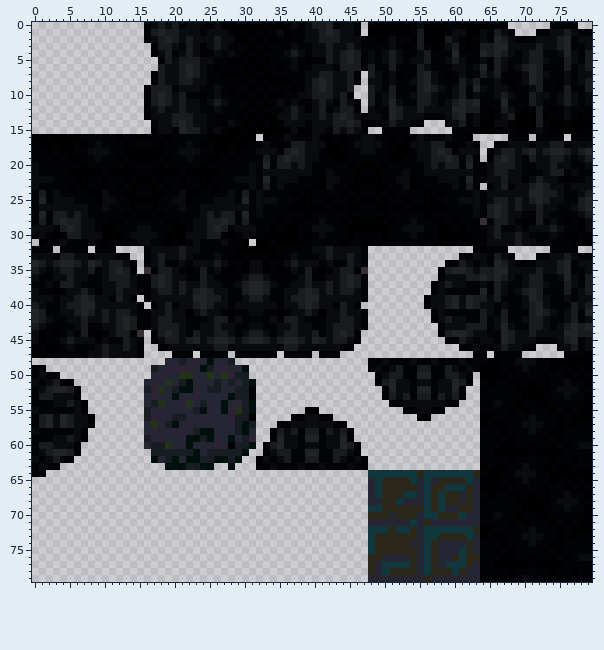
File history of a sprite sheet, src/assets/tilesets/creotur-back-tiles.png. The picture above was drawn from the file before the commit.
The file is 80x80 pixels. Colours within 5 levels of each other are drawn and written as one.
And afterwards:
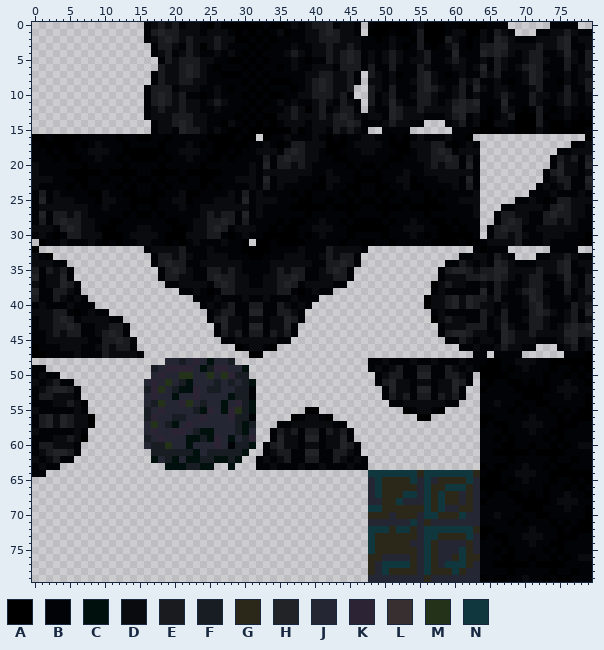
Palette (. is transparent): A #000000  B #020306  C #00100c  D #0a0b0e  E #1a1b1e  F #181d24  G #2b281a  H #222326  J #242634  K #2c2335  L #383030  M #24321a  N #0f373d
Message: 🛁 Moving some back tile specific code into its classes
What changed:
@@ x 0..79 @@
 15 .................BDDBHEEDBDBAABAAAAAADABDDBEDEDB..BBBB......BBBAAAABBAAADBAAAAAB
-16 AABAAAABBBBBABBAABBABBBBBAAAABAA.ABBDBBBDBABABBDDBBABABDBBBDBBA.....BBB.BBBB.BBB
-17 BAAAAABABDBBBABBBBABBBDBABAAAAABBDBABEEDDDAAABDDDDBAAADDDEEBABDB..BBDDDBDDEEBDDD
-18 BBABAABBDDDBBAAAAAABBDDDBBAABABBDDDBEHEDDBAABBBDDBBBAABDDEHEBDDD.BDEEDEHDEHHEDEH
-19 BBBABAABBDBBABAAAABABBDBBAABABBBBEBEHEEDDBBAABBBBBBAABBDDEEHEBEB.BEHEDBEDDEEDBDE
-20 DBBBBBBABBBBBABBBBABBBBBABBBBBBDBHBEEDEDBBBBBABAABABBBBBDEDEEBHBBDEEEDBBDDEDDBBD
-21 DBBBBAAAAABAAAABBAAAABAAAAABBBBDBDDDDDDDBBDBBBABBABBBDBBDDDDDDDBBDEEDDBBBDEEBDBB
-22 DDDBBBAABBABBABAABABBABBAABBBDDDBHBDDDBBBADDBBAAAABBDDABBBDDDBHBBDDEDDADEDDBABBD
-23 DBBBBABABBBBABABBABABBBBABABBBBDBEBDBBBBAADBBAABBAABBDAABBBBDBEB.BDEBDDEHEDDBDDD
-24 BEBDBBBBAADBBAABBAABBDAABBBBDBEBDBBBBABABBBBABABBABABBBBABABBBBDBDDDDDDHHEEDBBDE
-25 BHBDDDBBBADDBBAAAABBDDABBBDDDBHBDDDBBBAABBABBABAABABBABBAABBBDDDBDEEDEDEHEDDBBEH
-26 BDDDDDDDBBDBBBABBABBBDBBDDDDDDDBDBBBBAAAAABAAAABBAAAABAAAAABBBBDBEHEDEDDEDDBBDEH
-27 BHBEEDEDBBBBBABAABABBBBBDEDEEBHBDBBBBBBABBBBBABBBBABBBBBABBBBBBDBEHEDDBBEDBBBBDE
-28 BEBEHEEDDBBAABBBBBBAABBDDEEHEBEBBBBABAABBDBBABAAAABABBDBBAABABBBLBEEDBABEBDBABAD
-29 DDDBEHEDDBAABBBDDBBBAABDDEHEBDDDBBABAABBDDDBBAAAAAABBDDDBBAABABBBDEBBDBDDDEDBBAD
-30 BDBABEEDDDAAABDDDDBAAADDDEEBABDBBAAAAABABDBBBABBBBABBBDBABAAAAABBDEDDEDBBBDBAABB
-31 .ABBDBBBDBABABBDDBBABABDBBBDBBA.AABAAAABBBBBABBAABBABBBBBAAAABAABDDDDEDDBBBBBAAA
-32 BBB.BBBB.BBB....BDDDDEDDBBBBBAAAAAABBBBBDDEDDDDB...............BABBB......BBBB..
-33 DDDBEEDDBDDDBB..BDEDDEDBBBDBAABBBBAABDBBBDEDDEDB.............BBDDBEDB...BBDDEDBB
-34 HEDEHHEDHEDEEDB.BDEBBDBDDDEDBBADDABBDEDDDBDBBEDB...........BBEDBDBHEDBBBDDDEHBDD
-35 EDBDEEDDEBDEHEB.LBEEDBABEBDBABADDABABDBEBABDEEBL..........BEHHEDEEHHDDDDEDDEHBBD
-36 DBBDDEDDBBDEEEDBBEHEDDBBEDBBBBDEEDBBBBDEBBDDEHEB..........BDDDEEHEHEDBDEEBBDHDBE
-37 BBDBEEDBBBDDEEDBBEHEDEDDEDDBBDEHHEDBBDDEDDEDEHEB.........ADEDDBBDBEDBBDEEDBBEDBE
-38 DBBABDDEDADDEDDBBDEEDEDEHEDDBBEHHEBBDDEHEDEDEEDB.........BDBBBBBHBEDBDEHEBBBEBDE
-39 DDDBDDEHEDDBEDB.BDDDDDDHHEEDBBDEEDBBDEEHHDDDDDDB........ADDEHDHEEDEBBBDHEDBBDBDD
-40 EDBBDEEHHDDDDDDB.BDEBDDEHEDDBDDDDDDBDDEHEDDBEDB.........ADDEHDHEDDBDBBDEHDBBBEDE
-41 HEBBDDEHEDEDEEDBBDDEDDADEDDBABBDDBBABDDEDADDEDDB.........BDBBBBBEDBEBBBEHEDBDEBH
-42 HEDBBDDEDDEDEHEBBDEEDDBBBDEEBDBBBBDBEEDBBBDDEEDB.........ADEDDBBEBDEBBDEEDBBDEBD
-43 EDBBBBDEBBDDEHEBBDEEEDBBDDEDDBBDDBBDDEDDBBDEEEDB..........BDDDEEEBDHDBBEEDBDEHEH
-44 DABABDBEBABDEEBL.BEHEDBEDDEEDBDEEDBDEEDDEBDEHEB...........BEHHEDDBBHEDDEDDDDHHEE
-45 DABBDEDDDBDBBEDB.BDEEDEHDEHHEDEHHEDEHHEDHEDEEDB............BBEDBDDBHEDDDBBBDEHBD
-46 BBAABDBBBDEDDEDB..BBDDDBDDEEBDDDDDDBEEDDBDDDBB...............BBDBBDEDDBB...BDEBD
-47 AAABBBBBDDEDDDDB....BBB.BBBB.BBBBBB.BBBB.BBB...................BB.BBBB......BBBA
+16 AABAAAABBBBBABBAABBABBBBBAAAABAA.ABBDBBBDBABABBDDBBABABDBBBDBBA................A
+17 BAAAAABABDBBBABBBBABBBDBABAAAAABBDBABEEDDDAAABDDDDBAAADDDEEBABDB.............ABD
+18 BBABAABBDDDBBAAAAAABBDDDBBAABABBDDDBEHEDDBAABBBDDBBBAABDDEHEBDDD...........BBDDD
+19 BBBABAABBDBBABAAAABABBDBBAABABBBBEBEHEEDDBBAABBBBBBAABBDDEEHEBEB..........BEDEBE
+20 DBBBBBBABBBBBABBBBABBBBBABBBBBBDBHBEEDEDBBBBBABAABABBBBBDEDEEBHB..........BHDDBH
+21 DBBBBAAAAABAAAABBAAAABAAAAABBBBDBDDDDDDDBBDBBBABBABBBDBBDDDDDDDB.........BEHDDBD
+22 DDDBBBAABBABBABAABABBABBAABBBDDDBHBDDDBBBADDBBAAAABBDDABBBDDDBHB.........BDEEBBH
+23 DBBBBABABBBBABABBABABBBBABABBBBDBEBDBBBBAADBBAABBAABBDAABBBBDBEB........BDBDEBBE
+24 BEBDBBBBAADBBAABBAABBDAABBBBDBEBDBBBBABABBBBABABBABABBBBABABBBBD.......BBBDBBBDB
+25 BHBDDDBBBADDBBAAAABBDDABBBDDDBHBDDDBBBAABBABBABAABABBABBAABBBDDD.....BBDBABEEDDD
+26 BDDDDDDDBBDBBBABBABBBDBBDDDDDDDBDBBBBAAAAABAAAABBAAAABAAAAABBBBD...BBDDDDBEHEDDB
+27 BHBEEDEDBBBBBABAABABBBBBDEDEEBHBDBBBBBBABBBBBABBBBABBBBBABBBBBBD..BEEDDBBEHEEDDB
+28 BEBEHEEDDBBAABBBBBBAABBDDEEHEBEBBBBABAABBDBBABAAAABABBDBBAABABBB..BEHEDBBEEDEDBB
+29 DDDBEHEDDBAABBBDDBBBAABDDEHEBDDDBBABAABBDDDBBAAAAAABBDDDBBAABABB.BEHEEBBDDDDDDBB
+30 BDBABEEDDDAAABDDDDBAAADDDEEBABDBBAAAAABABDBBBABBBBABBBDBABAAAAAB.BEEDEDBBDDDBBBA
+31 .ABBDBBBDBABABBDDBBABABDBBBDBBA.AABAAAABBBBBABBAABBABBBBBAAAABAABDDDDEBBBDBBBBAA
+32 A...............BDDDDEBBBDBBBBAAAABBBBDBBBEDDDDB...............BABBB......BBBB..
+33 DBA..............BEEDEDBBDDDBBBAABBBDDDBBDEDEEB..............BBDDBEDB...BBDDEDBB
+34 DDDBB............BEHEEBBDDDDDDBBBBDDDDDDBBEEHEB............BBEDBDBHEDBBBDDDEHBDD
+35 EBEDEB............BEHEDBBEEDEDBBBBDEDEEBBDEHEB............BEHHEDEEHHDDDDEDDEHBBD
+36 HBDDHB............BEEDDBBEHEEDDBBDDEEHEBBDDEEB............BDDDEEHEHEDBDEEBBDHDBE
+37 DBDDHEB............BBDDDDBEHEDDBBDDEHEBDDDDBB............ADEDDBBDBEDBBDEEDBBEDBE
+38 HBBEEDB..............BBDBABEEDDDDDDEEBABDBB..............BDBBBBBHBEDBDEHEBBBEBDE
+39 EBBEDBDB...............BBBDBBBDBBDBBBDBBB...............ADDEHDHEEDEBBBDHEDBBDBDD
+40 BDBBBDBBB...............BDBDEBBEEBBEDBDB................ADDEHDHEDDBDBBDEHDBBBEDE
+41 DDDEEBABDBB..............BDEEBBHHBBEEDB..................BDBBBBBEDBEBBBEHEDBDEBH
+42 BDDEHEBDDDDBB............BEHDDBDDBDDHEB..................ADEDDBBEBDEBBDEEDBBDEBD
+43 BDDEEHEBBDDEEB............BHDDBHHBDDHB....................BDDDEEEBDHDBBEEDBDEHEH
+44 BBDEDEEBBDEHEB............BEDEBEEBEDEB....................BEHHEDDBBHEDDEDDDDHHEE
+45 BBDDDDDDBBEEHEB............BBDDDDDDBB......................BBEDBDDBHEDDDBBBDEHBD
+46 ABBBDDDBBDEDEEB..............ABDDBA..........................BBDBBDEDDBB...BDEBD
+47 AABBBBDBBBEDDDDB...............AA..............................BB.BBBB......BBBA
 48 ...................JJFJKJCJJF...................BBDBBBDBBDBBBDBBBAABBDDDBBAAAAAA
Where, in picture pixels (left, top, right, bottom), the same in both pictures:
changed: (480, 134, 592, 246)
changed: (32, 246, 368, 358)
